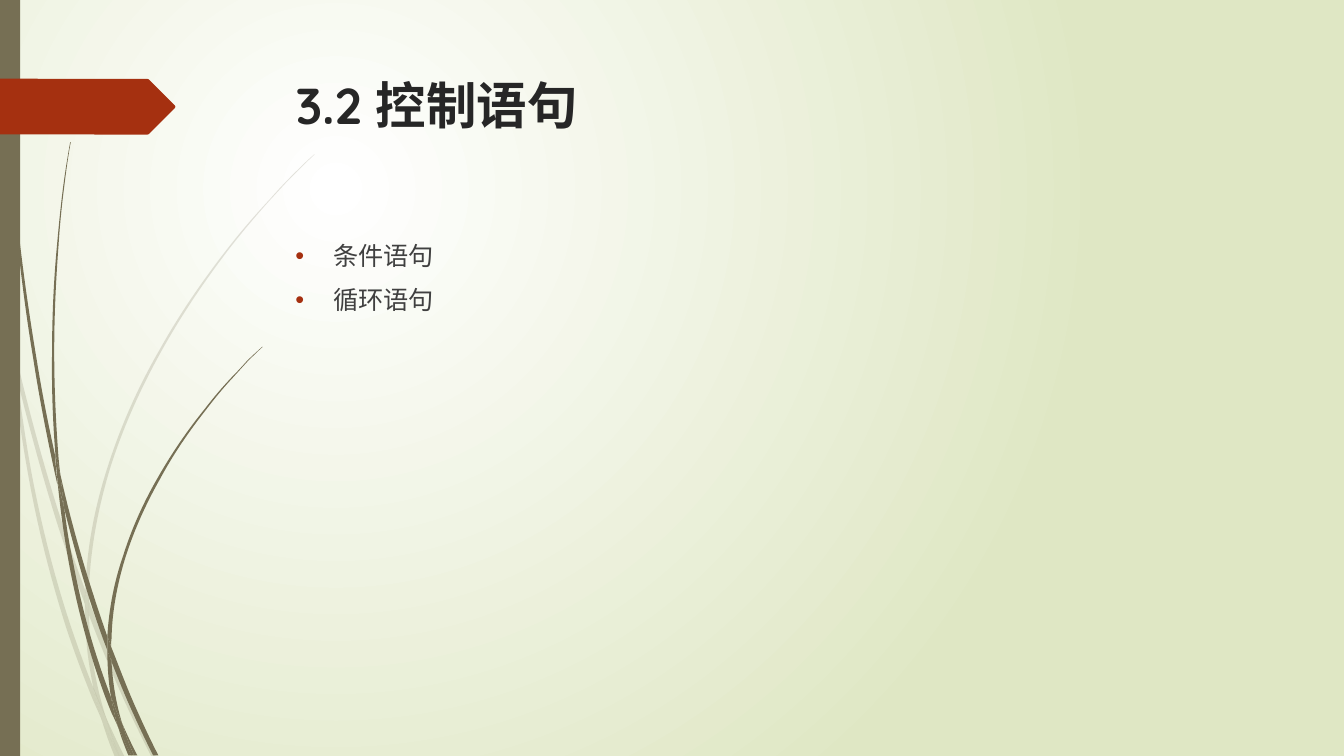
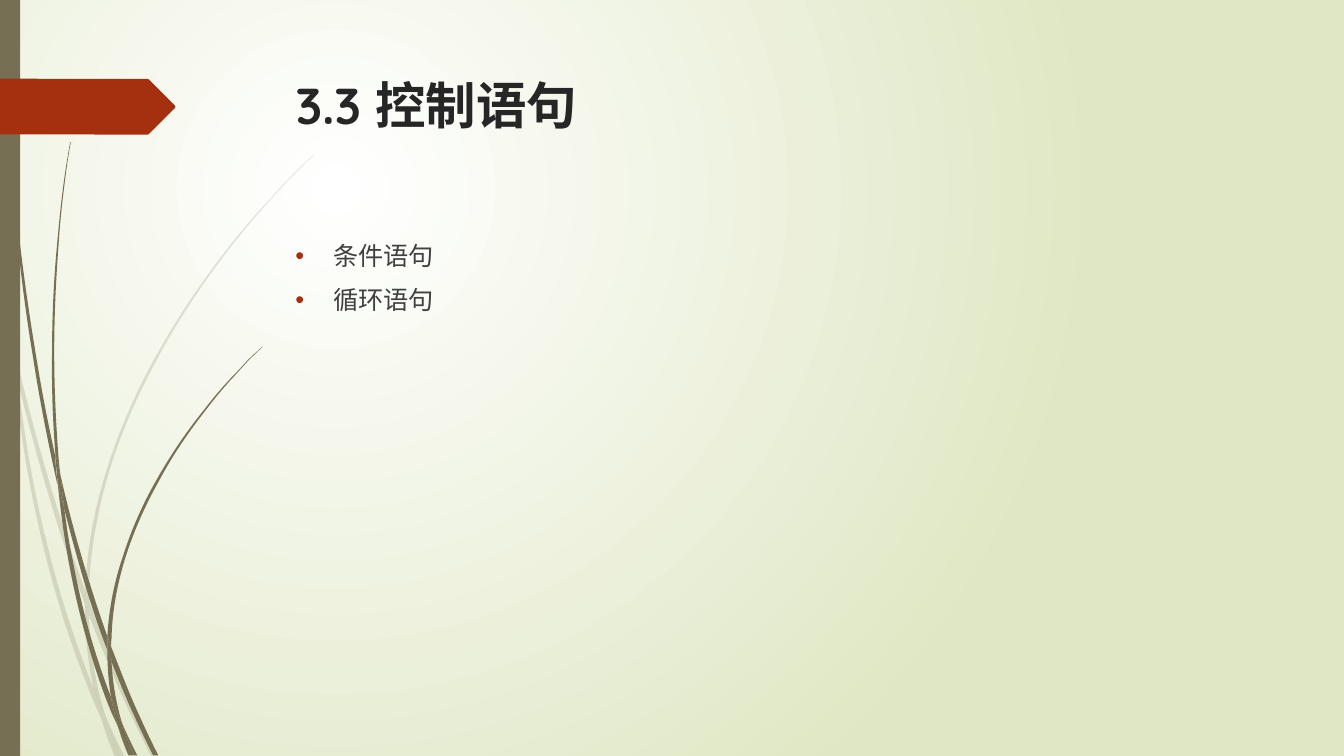
Before and after one commit to liuty2006/learn, a slide deck: slide 31 of learn_cpp/docs/C++语言培训.pptx (slide 30 before the commit). Drawn at 1344x756 pixels with LibreOffice and Linux fonts; fonts in the diff are those of the drawing. Boxes give left, top, right and bottom in pixels: in the first picture for what was removed or moved away, otherwise in the second. Text is boxed around its words. In the diff, an @@ line names an element or a change of style, - is before the commit and + after.

```diff
--- a/learn_cpp/docs/C++语言培训.pptx
+++ b/learn_cpp/docs/C++语言培训.pptx
@@ title at box(296, 81, 577, 129): text changed @@
-3.2 控制语句
+3.3 控制语句
```
Also in this commit, not shown: 4 other slides changed, 1 slide added, 1 other file.
